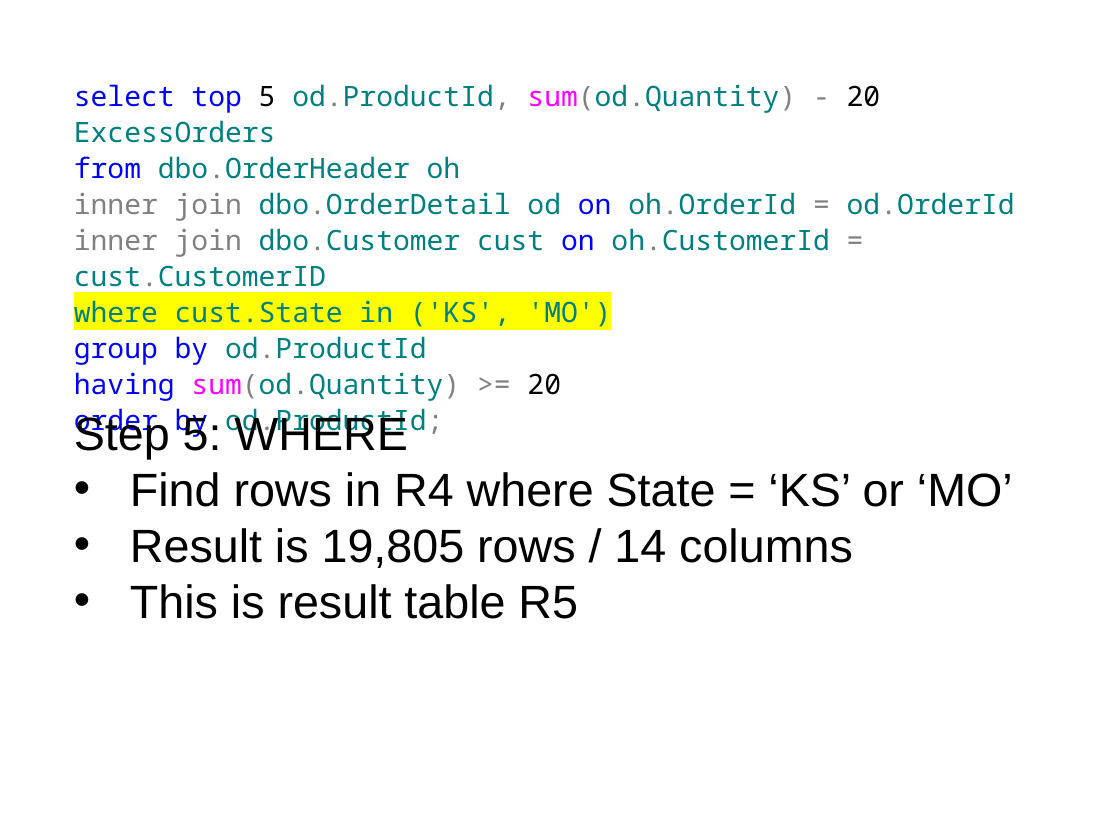
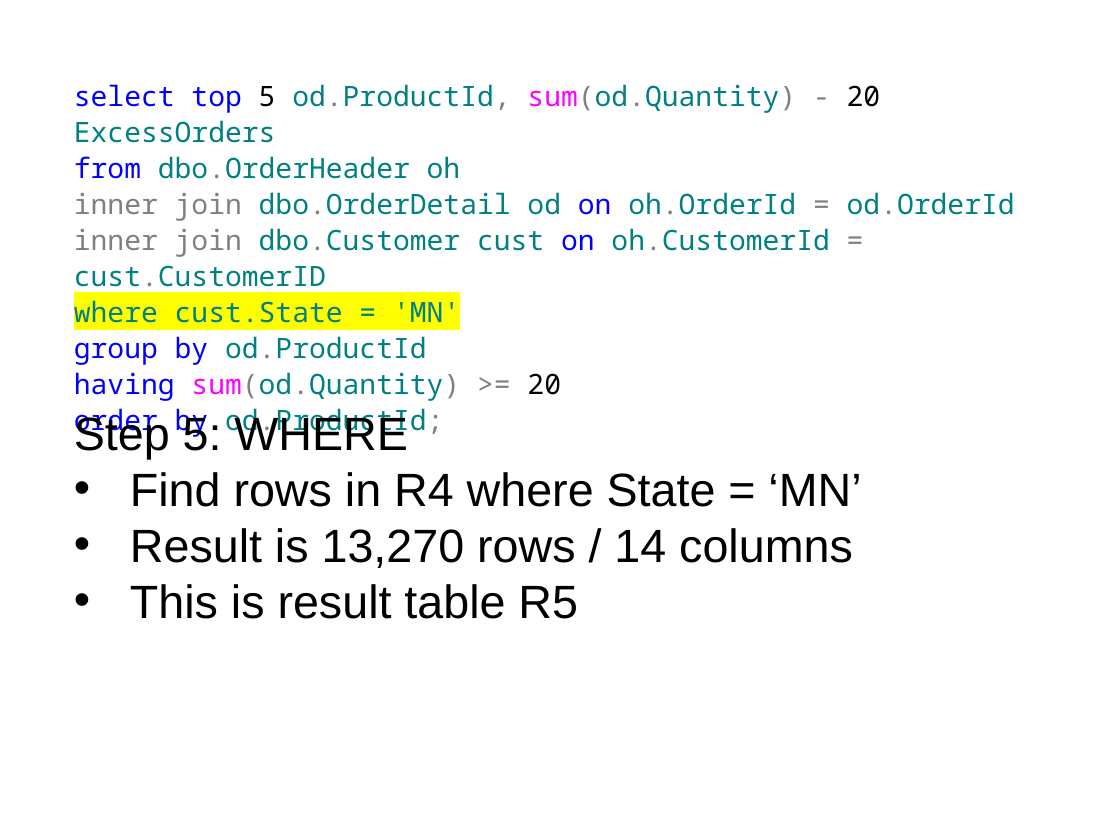
Before and after one commit to tf3604/OptimizerPresentation, a slide deck: slide 17 of Optimizer.pptx. Drawn at 1120x840 pixels with LibreOffice and Linux fonts; fonts in the diff are those of the drawing; background and template pictures are left out. Boxes give left, top, right and bottom in pixels: in the first picture for what was removed or moved away, otherwise in the second. Text is boxed around its words. In the diff, an @@ line names an element or a change of style, - is before the commit and + after.

```diff
--- a/Optimizer.pptx
+++ b/Optimizer.pptx
@@ text at box(74, 300, 460, 323): text changed @@
-where cust.State in ('KS', 'MO')
+where cust.State = 'MN'
@@ text at box(130, 472, 861, 568): text changed @@
-• Find rows in R4 where State = ‘KS’ or ‘MO’
-• Result is 19,805 rows / 14 columns
+• Find rows in R4 where State = ‘MN’
+• Result is 13,270 rows / 14 columns
```
Also in this commit, not shown: 14 other slides changed, 10 other files.
